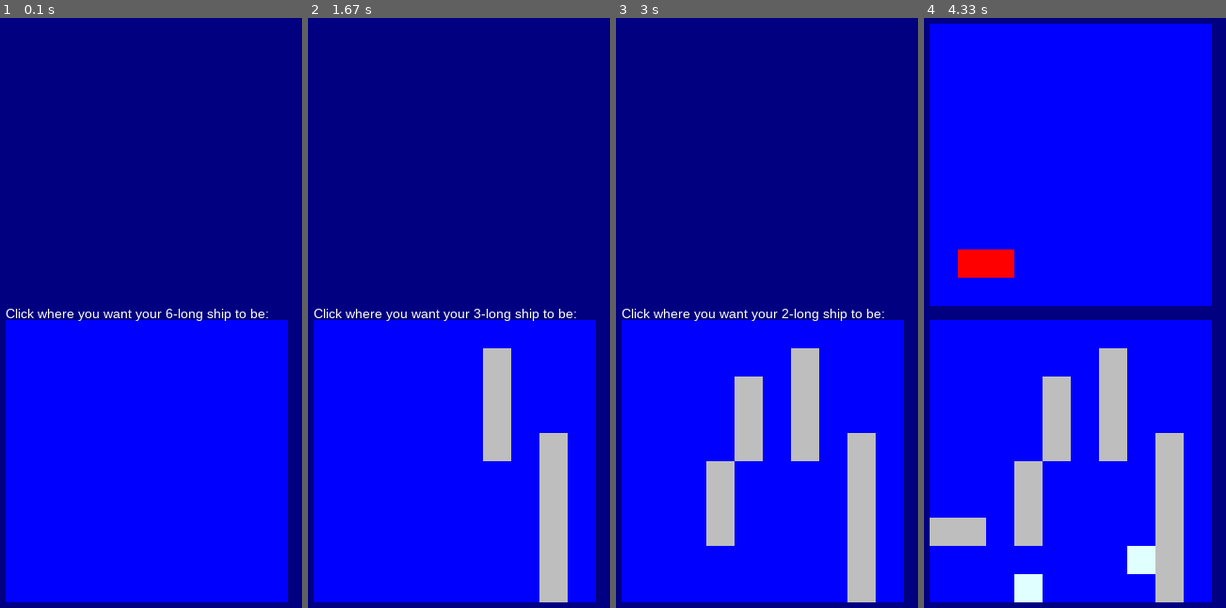
Above: before the commit, frames 1-4 (left to right).
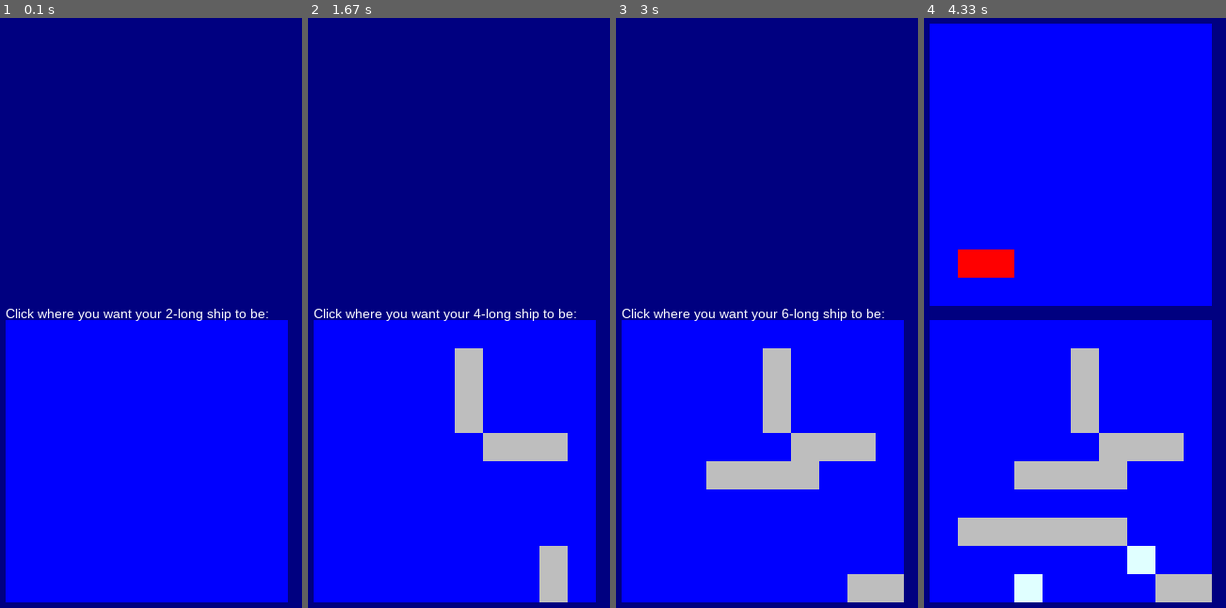
Above: after the commit, the same moments.

Repository: LukeStorry/pygame-battleships
Game: pygame game, started from battleships.py
Two runs of this game, one before a commit and one after it. Both use one fixed random seed, a clock stepped at 60 frames per second and the inputs below.
Inputs (mouse positions are in pixels of both pictures, inside the frame that each line leads up to):
- Up to frame 1 (0.1 s): no input
- Up to frame 2 (1.67 s): click (555, 295) at 0.38 s; click (486, 448) at 0.72 s; click (501, 100) at 1.05 s; click (462, 106) at 1.38 s
- Up to frame 3 (3 s): click (760, 389) at 1.72 s; click (718, 189) at 2.05 s; click (857, 301) at 2.88 s
- Up to frame 4 (4.33 s): click (972, 236) at 3.22 s; click (1084, 289) at 3.55 s; click (978, 277) at 3.88 s; click (1002, 265) at 4.22 s

The runs differ from the first frame. In frame 1, less than 0.1% of the frame differs, in the area x 54-58%, y 49-51%; in frame 2, 4.5%; in frame 3, 9.0%; in frame 4, 11%, in the area x 1-96%, y 55-100%.

Commit message:
replaced ship placement with more robust system

Diff:
--- a/battleships.py
+++ b/battleships.py
@@ -1,42 +1,58 @@
 
 import pygame
 import random
+from abc import ABC
 from enum import Enum
+from itertools import zip_longest
 
 
 class Direction(Enum):
+    """A enum for storing the four points of the compass"""
     NORTH = 0
     EAST = 1
     SOUTH = 2
     WEST = 3
 
+    @property
     def next(self):
+        """Returns the next point of the compass, for rotations"""
         return Direction((self.value + 1) % 4)
 
 
 class Ship:
+    """An object to store the data of one ship"""
+
     def __init__(self, x, y, d, l):
         self.location = (x, y)
         self.direction = d
         self.length = l
 
-        self.coordinate_list = []
-        for i in range(self.length):
-            if self.direction is Direction.NORTH:
-                self.coordinate_list.append((x, y - i))
-            elif self.direction is Direction.EAST:
-                self.coordinate_list.append((x + i, y))
-            elif self.direction is Direction.SOUTH:
-                self.coordinate_list.append((x, y + i))
-            elif self.direction is Direction.WEST:
-                self.coordinate_list.append((x - i, y))
-
-    def __str__(self):
-        return "Ship: ({},{}), {}, Length {}".format(
+    @property
+    def coordinate_list(self):
+        """Calculates the list of coordinates that the ship is located over"""
+        x, y = self.location
+        if self.direction == Direction.NORTH:
+            return [(x, y - i) for i in range(self.length)]
+        elif self.direction == Direction.EAST:
+            return [(x + i, y) for i in range(self.length)]
+        elif self.direction == Direction.SOUTH:
+            return [(x, y + i) for i in range(self.length)]
+        elif self.direction == Direction.WEST:
+            return [(x - i, y) for i in range(self.length)]
+
+    def rotate(self):
+        """Rotates the ship"""
+        self.direction = self.direction.next
+
+    def __repr__(self):
+        """A nice representation of the Ship object, for debugging"""
+        return "<Ship Object: ({},{}), {}, Length {}>".format(
             *self.location, self.direction, self.length)
 
 
-class Board:
+class Board(ABC):
+    """A abstract base class for boards"""
+
     def __init__(self, size=10, ship_sizes=[6, 4, 3, 3, 2]):
         self.size = size
         self.ship_sizes = ship_sizes
@@ -45,6 +61,7 @@
         self.misses_list = []
 
     def is_valid(self, ship):
+        """Checks whether a ship would be a valid placement on the board"""
         for x, y in ship.coordinate_list:
             if x < 0 or y < 0 or x >= self.size or y >= self.size:
                 return False
@@ -54,6 +71,7 @@
         return True
 
     def add_ship(self, ship: Ship):
+        """Adds a ship to the board"""
         if self.is_valid(ship):
             self.ships_list.append(ship)
             return True
@@ -61,42 +79,52 @@
             return False
 
     def remove_ship(self, ship):
+        """Removes a ship from the board"""
         self.ships_list.remove(ship)
 
     def ships_overlap(self, ship1, ship2):
+        """Checks whether two ships overlap"""
         for ship1_coord in ship1.coordinate_list:
             for ship2_coord in ship2.coordinate_list:
                 if ship1_coord == ship2_coord:
                     return True
         return False
 
+    def get_ship(self, x, y):
+        """Gets a ship object from coordinates"""
+        for ship in self.ships_list:
+            if (x, y) in ship.coordinate_list:
+                return ship
+        return None
+
     def valid_target(self, x, y):
-        for shot_x, shot_y in self.misses_list:
-            if x == shot_x and y == shot_y:
-                return False
-        for shot_x, shot_y in self.hits_list:
-            if x == shot_x and y == shot_y:
+        """Checks whether a set of coordinates is a valid shot
+
+        Coordinates are within the board, and shot hasn't previously been taken
+        """
+        if x not in range(self.size) or y not in range(self.size):
+            return False
+        for previous_shot in self.misses_list + self.hits_list:
+            if (x, y) == previous_shot:
                 return False
         return True
 
     def shoot(self, x, y):
-        if x is None or y is None or not self.valid_target(x, y):
-            return False
-
-        hit = False
+        """Registers a shot on the board, saving to appropriate list"""
+        if not self.valid_target(x, y):
+            return False
+
         for ship in self.ships_list:
-            for ship_x, ship_y in ship.coordinate_list:
-                if x == ship_x and y == ship_y:
-                    hit = True
-                    break
-        if hit:
-            self.hits_list.append((x, y))
-        else:
-            self.misses_list.append((x, y))
-
+            for ship_coordinate in ship.coordinate_list:
+                if (x, y) == ship_coordinate:
+                    self.hits_list.append((x, y))
+                    return True
+
+        self.misses_list.append((x, y))
         return True
 
-    def colour_grid(self, colours, include_ships):
+    def colour_grid(self, colours, include_ships=True):
+        """Calculates a colour representation of the board for display"""
         grid = [[colours["water"] for _ in range(self.size)]
                 for _ in range(self.size)]
 
@@ -113,7 +141,9 @@
 
         return grid
 
+    @property
     def gameover(self):
+        """Checks to see if all the ships have been fully hit"""
         for ship in self.ships_list:
             for coordinate in ship.coordinate_list:
                 if coordinate not in self.hits_list:
@@ -121,6 +151,10 @@
         return True
 
     def __str__(self):
+        """String representation of the board
+
+        similar to colour grid but for printing
+        """
         output = (("~" * self.size) + "\n") * self.size
         for ship in self.ships_list:
             for x, y in ship.coordinate_list:
@@ -129,66 +163,77 @@
 
 
 class PlayerBoard(Board):
+    """A Board for user input"""
+
     def __init__(self, display, board_size, ship_sizes):
+        """Initialises the board by placing ships."""
         super().__init__(board_size, ship_sizes)
         self.display = display
-        self.place_ships()
-
-    def place_ships(self):
-        current_ship = None
-        ship_direction = Direction.NORTH
-        setup_finished = False
-        ship_num = 0
-        while not setup_finished:
+
+        direction = Direction.NORTH
+        while True:
             self.display.show(None, self)
 
-            if current_ship is None:
+            if self.ship_to_place:
                 text = 'Click where you want your {}-long ship to be:'.format(
-                    self.ship_sizes[ship_num])
-            elif ship_num < len(self.ship_sizes) - 1:
-                text = 'Click again to rotate or add new ' + \
-                    '{}-long ship:'.format(self.ship_sizes[ship_num + 1])
+                    self.ship_to_place)
             else:
-                text = 'Click again to rotate, or elsewhere if ready.'
+                text = 'Click again to rotate a ship, or elsewhere if ready.'
             self.display.show_text(text, lower=True)
 
             x, y = self.display.get_input()
             if x is not None and y is not None:
-                if current_ship is not None:  # already a ship in the queue
-                    if (x, y) == current_ship.location:  # same click, rotate
-                        self.remove_ship(current_ship)
-                        ship_direction = ship_direction.next()
-                    else:  # clicked elsewhere
-                        if ship_num >= len(self.ship_sizes) - 1:
-                            setup_finished = True
-                            return
-                        else:  # build new
-                            ship_num += 1
-
-                current_ship = Ship(x, y, ship_direction,
-                                    self.ship_sizes[ship_num])
-                if not self.add_ship(current_ship):
-                    ship_direction = ship_direction.next()
-                    current_ship = None
+                ship = self.get_ship(x, y)
+                if ship:
+                    self.remove_ship(ship)
+                    ship.rotate()
+                    if self.is_valid(ship):
+                        self.add_ship(ship)
+                elif self.ship_to_place:
+                    ship = Ship(x, y, direction, self.ship_to_place)
+                    if self.is_valid(ship):
+                        self.add_ship(ship)
+                    else:
+                        direction = direction.next
+                else:
+                    break
+
+                if self.is_valid(ship):
+                    self.add_ship(ship)
 
             Display.flip()
 
+    @property
+    def ship_to_place(self):
+        """Returns a ship length that needs to be placed, if any"""
+        placed_sizes = sorted(ship.length for ship in self.ships_list)
+        sizes = sorted(self.ship_sizes)
+        for placed, to_place in zip_longest(placed_sizes, sizes):
+            if placed != to_place:
+                return to_place
+        return None
+
 
 class AIBoard(Board):
+    """A Board controlled by a AI"""
+
     def __init__(self, board_size, ship_sizes):
+        """Initialises the board by randomly placing ships"""
         super().__init__(board_size, ship_sizes)
         for ship_length in self.ship_sizes:
-            shipFound = False
-            while not shipFound:
+            ship_added = False
+            while not ship_added:
                 x = random.randint(0, board_size - 1)
                 y = random.randint(0, board_size - 1)
                 ship_direction = random.choice(list(Direction))
                 ship = Ship(x, y, ship_direction, ship_length)
-                if self.add_ship(ship):
-                    shipFound = True
+                if self.is_valid(ship):
+                    self.add_ship(ship)
+                    ship_added = True
 
 
 class Display:
+    """Class to handle PyGame input and output"""
     colours = {
         "water": pygame.color.Color("blue"),
         "ship": pygame.color.Color("gray"),
@@ -214,13 +259,14 @@
         pygame.display.set_caption("Battleships")
 
     def show(self, upper_board, lower_board, include_top_ships=False):
+        """Requests appropriate COlour Grids from boards, and draws them"""
         if upper_board is not None:
             upper_colours = upper_board.colour_grid(
                 self.colours, include_top_ships)
 
         if lower_board is not None:
             lower_colours = lower_board.colour_grid(
-                self.colours, include_ships=True)
+                self.colours)
 
         self.screen.fill(Display.colours["background"])
         for y in range(self.board_size):
@@ -240,6 +286,7 @@
                                       self.cell_size, self.cell_size])
 
     def get_input(self):
+        """Converts MouseEvents into board corrdinates, for input"""
         for event in pygame.event.get():
             if event.type == pygame.QUIT:
                 Display.close()
@@ -248,12 +295,12 @@
                 y = y % (self.board_size * self.cell_size + self.margin)
                 x = (x - self.margin) // self.cell_size
                 y = (y - self.margin) // self.cell_size
-                if x >= 0 and y >= 0 and \
-                        x < self.board_size and y < self.board_size:
+                if x in range(self.board_size) and y in range(self.board_size):
                     return x, y
         return None, None
 
     def show_text(self, text, upper=False, lower=False):
+        """Displays text on the screen, either upper or lower """
         x = self.margin
         y_up = x
         y_lo = self.board_size * self.cell_size + self.margin
@@ -275,59 +322,65 @@
 
 
 class Game:
+    """The overall class to control the game"""
+
     def __init__(self, display, size=10, ship_sizes=[6, 4, 3, 3, 2]):
+        """Sets up the game by generating two Boards"""
+        self.display = display
         self.board_size = size
-        self.display = display
         self.ai_board = AIBoard(size, ship_sizes)
         self.player_board = PlayerBoard(display, size, ship_sizes)
 
     def play(self):
-        print("play starts")
-        while not self.gameover():
-            if self.player_shoot():
-                self.ai_shoot()
+        """The main game loop, alternating shots until someone wins"""
+        print("Play starts")
+        while not self.gameover:
+            if self.player_shot():
+                self.ai_shot()
             self.display.show(self.ai_board, self.player_board)
             self.display.show_text("Click to guess:")
             Display.flip()
 
-    def ai_shoot(self):
-        shot = False
-        while not shot:
+    def ai_shot(self):
+        """The AI's shot selection just randomly selects coordinates"""
+        x, y = -1, -1
+        while not self.player_board.valid_target(x, y):
             x = random.randint(0, self.board_size - 1)
             y = random.randint(0, self.board_size - 1)
-            shot = self.player_board.shoot(x, y)
-
-    def player_shoot(self):
+        self.player_board.shoot(x, y)
+
+    def player_shot(self):
+        """Uses input to decide if a shot is valid or not"""
         x, y = self.display.get_input()
-        return self.ai_board.shoot(x, y)
-
+        if self.ai_board.valid_target(x, y):
+            self.ai_board.shoot(x, y)
+            return True
+        else:
+            return False
+
+    @property
     def gameover(self):
-        if self.ai_board.gameover():
+        """Determines and prints the winner"""
+        if self.ai_board.gameover:
             print("Congratulations you won")
             return True
-        elif self.player_board.gameover():
+        elif self.player_board.gameover:
             print("Congratulations you lost")
             return True
         else:
             return False
 
 
-def main():
-    replay = True
-    while replay:
+if __name__ == "__main__":
+    while True:
         d = Display()
         Game(d).play()
         # Game(d, 2, [1,1]).play()
         d.close()
 
-        response = input("Replay? y/n: ")
+        response = input("Replay? y/n: ").lower()
         while response not in ['y', 'n']:
             response = input("Must be y or n: ")
-
         if response == 'n':
-            replay = False
             print("Thanks, goodbye.")
-
-
-if __name__ == "__main__":
-    main()
+            break
